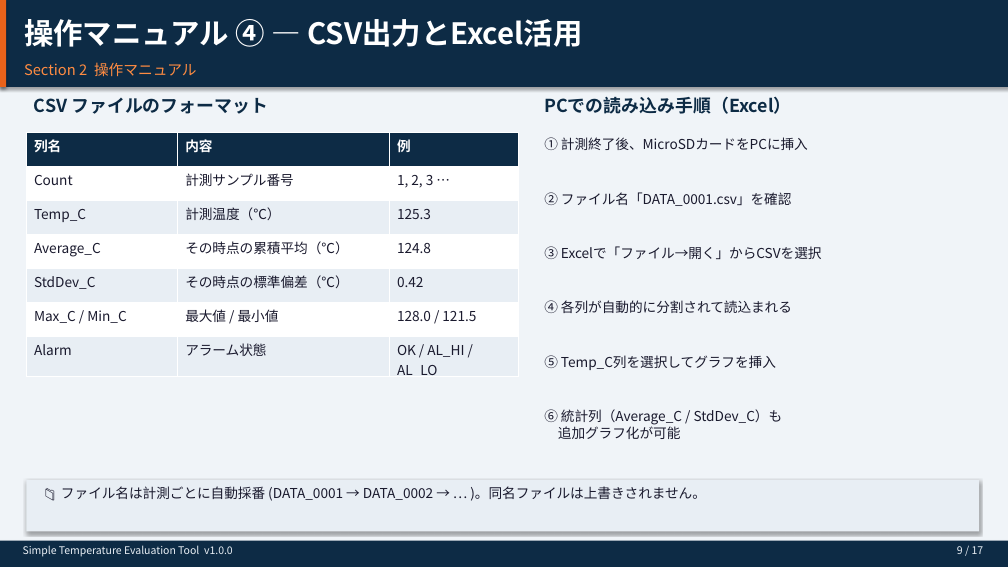
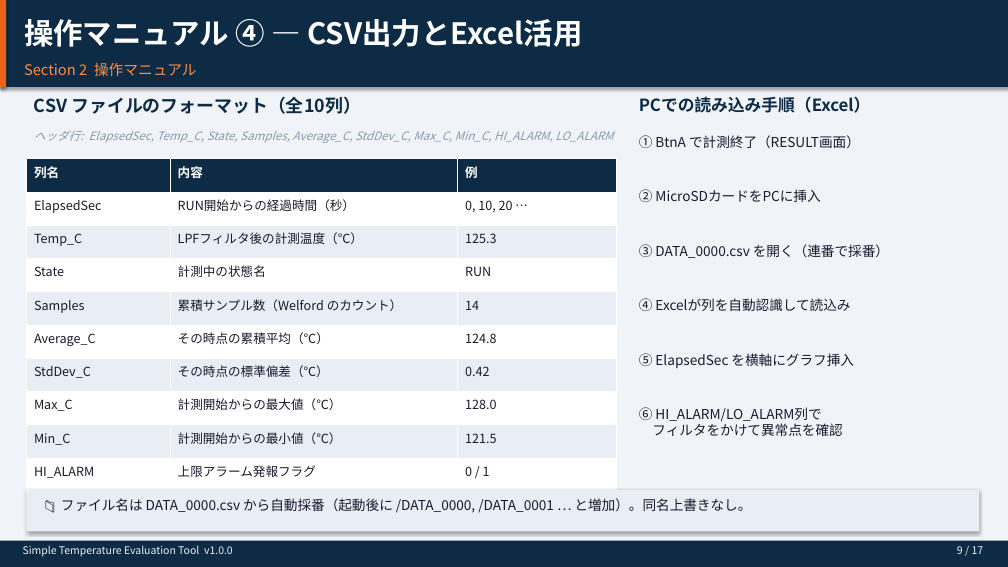
Before and after one commit to ShimanoN/Simple-Temperature-Evaluation-Tool, a slide deck: slide 9 of docs/career/Simple_Temp_Tool_Overview.pptx. Drawn at 1008x567 pixels with LibreOffice and Linux fonts; fonts in the diff are those of the drawing. Boxes give left, top, right and bottom in pixels: in the first picture for what was removed or moved away, otherwise in the second. Text is boxed around its words. In the diff, an @@ line names an element or a change of style, - is before the commit and + after.

Commit message:
fix: PPTXを最新実装に合わせて全面改訂
主な修正点:
- Slide 5: センサ読取周期 10ms500ms に訂正、3ボタン操作として正確に記載
- Slide 6: 起動手順の表記を実コードに合わせて更新（500ms更新SDリトライ等）
- Slide 7: ALARM_SETTING を4番目の状態として追加、BtnA/B/C の完全な操作マトリックスに更新
- Slide 8: 長押し操作（存在しない）を削除し BtnB/C/A の短押し手順に全面変更
           アラーム発報テーブルにスピーカー音(HI:2kHz/LO:1kHz)、ヒステリシス5を追記
           デフォルト値 HI=600C / LO=400C を明記
- Slide 9: CSV列名を実際の10列定義に全面更新
           (ElapsedSec,Temp_C,State,Samples,Average_C,StdDev_C,Max_C,Min_C,HI_ALARM,LO_ALARM)
           ファイル命名を DATA_0000.csv (0始まり) に訂正
- Slide 11: IO_Task説明にTC_READ_INTERVAL=500msヒステリシスSDバッファ詳細を追記
            Logic_Task/UI_Task のボタン処理4状態対応を正確に記載
- Slide 12: LPFの適用タイミング(500ms毎)、FILTER_ALPHA=0.1の定数名、初期化挙動を訂正
            ヒステリシスアラーム判定の説明を追加

```diff
--- a/docs/career/Simple_Temp_Tool_Overview.pptx
+++ b/docs/career/Simple_Temp_Tool_Overview.pptx
@@ text at (34, 96, 361, 114): text changed @@
-CSV ファイルのフォーマット
+CSV ファイルのフォーマット（全10列）
@@ text "PCでの読み込み手順（Excel）": place and size @@
-text "PCでの読み込み手順（Excel）" at (544, 96, 791, 114)
+text "PCでの読み込み手順（Excel）" at (639, 96, 871, 113)
@@ text "PCでの読み込み手順（Excel）" at (639, 96, 871, 113): size 17 to 16 pt @@
@@ text added at (34, 130, 613, 143), 11 pt, text #8899AA, italic @@
+ヘッダ行: ElapsedSec, Temp_C, State, Samples, Average_C, StdDev_C, Max_C, Min_C, HI_ALARM, LO_ALARM
@@ text at (639, 135, 860, 148): text changed @@
-① 計測終了後、MicroSDカードをPCに挿入
+① BtnA で計測終了（RESULT画面）
@@ table at (26, 159, 616, 525) @@
-row 2: Count | 計測サンプル番号 | 1, 2, 3 …
-row 3: Temp_C | 計測温度（℃） | 125.3
+row 2: ElapsedSec | RUN開始からの経過時間（秒） | 0, 10, 20 …
+row 3: Temp_C | LPFフィルタ後の計測温度（℃） | 125.3
+row 4: State | 計測中の状態名 | RUN
+row 5: Samples | 累積サンプル数（Welford のカウント） | 14
-row 6: Max_C / Min_C | 最大値 / 最小値 | 128.0 / 121.5
-row 7: Alarm | アラーム状態 | OK / AL_HI / AL_LO
+row 8: Max_C | 計測開始からの最大値（℃） | 128.0
+row 9: Min_C | 計測開始からの最小値（℃） | 121.5
+row 10: HI_ALARM | 上限アラーム発報フラグ | 0 / 1
+row 11: LO_ALARM | 下限アラーム発報フラグ | 0 / 1
@@ table: place and size @@
-table at (26, 132, 518, 379)
+table at (26, 159, 616, 525)
@@ text removed at (544, 192, 792, 206) @@
-② ファイル名「DATA_0001.csv」を確認
@@ text at (639, 189, 820, 202): text changed @@
-③ Excelで「ファイル→開く」からCSVを選択
+② MicroSDカードをPCに挿入
@@ text at (639, 244, 889, 258): text changed @@
-④ 各列が自動的に分割されて読込まれる
+③ DATA_0000.csv を開く（連番で採番）
@@ text at (639, 298, 850, 311): text changed @@
-⑤ Temp_C列を選択してグラフを挿入
+④ Excelが列を自動認識して読込み
@@ text at (639, 353, 854, 368): text changed @@
-⑥ 統計列（Average_C / StdDev_C）も
-追加グラフ化が可能
+⑤ ElapsedSec を横軸にグラフ挿入
@@ text added at (639, 407, 842, 436), 13 pt, text #1A1A2E @@
+⑥ HI_ALARM/LO_ALARM列で
+フィルタをかけて異常点を確認
@@ rectangle: place and size @@
-rectangle at (26, 480, 979, 532)
+rectangle at (26, 490, 979, 532)
@@ text at (61, 498, 751, 513): text changed @@
-📁 ファイル名は計測ごとに自動採番 (DATA_0001 → DATA_0002 → … )。同名ファイルは上書きされません。
+📁 ファイル名は DATA_0000.csv から自動採番（起動後に /DATA_0000, /DATA_0001 … と増加）。同名上書きなし。
```
Also in this commit, not shown: 6 other slides changed, 1 other file.
